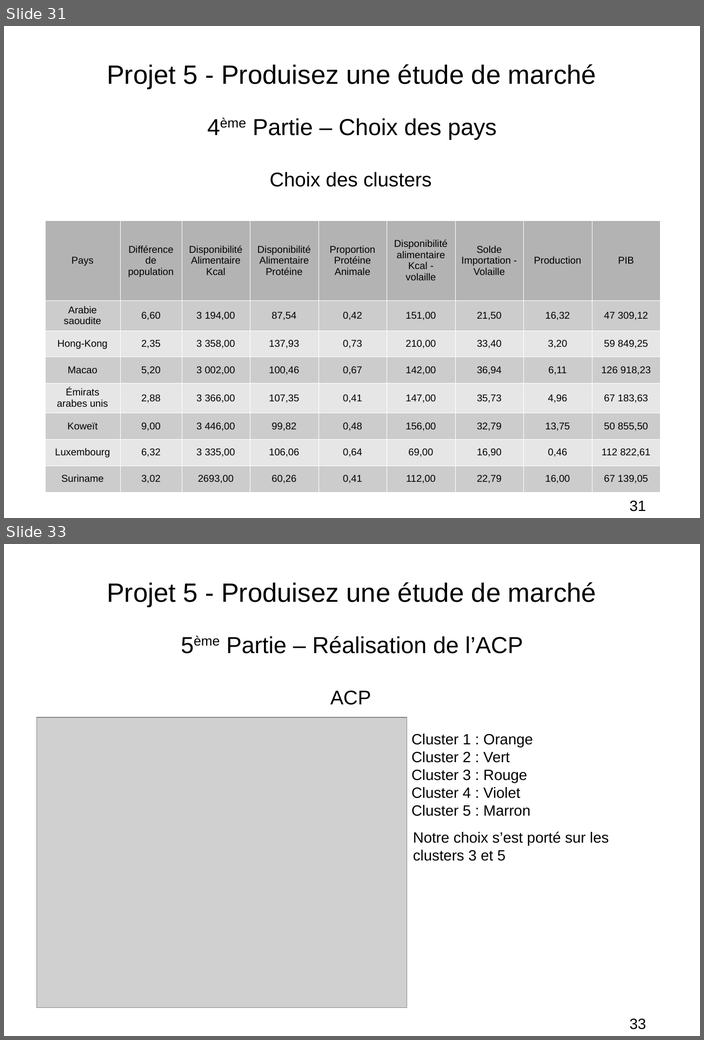
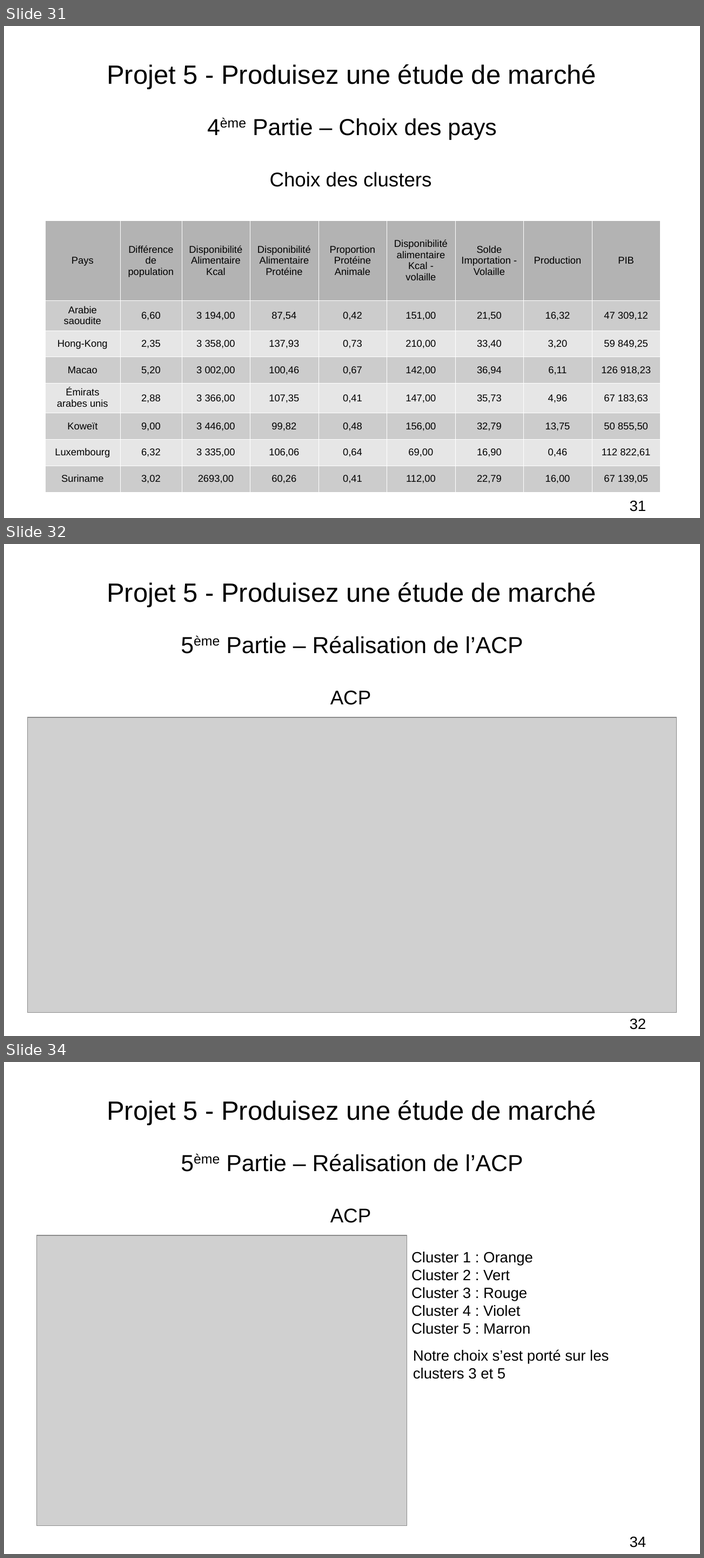
Before and after one commit to FranckDELRUE/FranckDELRUE-OCR-Project-5-DAn-Python, a slide deck: P5_04_Presentation.odp. Shown one above the other, each under a label of ours: slides 31 and 33 before the commit, slides 31, 32 and 34 after it; the slides between them are not shown. The pictures are 704x1040 and 704x1558 pixels, drawn with LibreOffice and Linux fonts; fonts in the diff are those of the drawing; grey boxes stand for pictures. Boxes give left, top, right and bottom in pixels: in the first picture for what was removed or moved away, otherwise in the second. Text is boxed around its words. In the diff, an @@ line names an element or a change of style, - is before the commit and + after.

```diff
--- a/P5_04_Presentation.odp
+++ b/P5_04_Presentation.odp
@@ slide 32 added at (x1=4, y1=544, x2=700, y2=1036), background #FFFFFF @@
@@ title added at (x1=107, y1=582, x2=596, y2=607), 32 pt, text #000000 @@
+Projet 5 - Produisez une étude de marché
@@ subtitle added at (x1=226, y1=636, x2=523, y2=654), 28 pt, text #000000 @@
+5ème Partie – Réalisation de l’ACP
@@ text added at (x1=330, y1=690, x2=371, y2=705), 24 pt, text #000000 @@
+ACP
@@ picture added at (x1=27, y1=717, x2=676, y2=1012) @@
@@ picture added at (x1=84, y1=736, x2=618, y2=1013) @@
@@ page number added at (x1=629, y1=1018, x2=646, y2=1029), 18 pt, text #000000 @@
+32
@@ what was slide 33 is now slide 34 @@
@@ page number at (x1=629, y1=1536, x2=646, y2=1547): text changed @@
-33
+34
```
Also in this commit, not shown: 3 slides changed, 1 other slide added, 16 other files.
